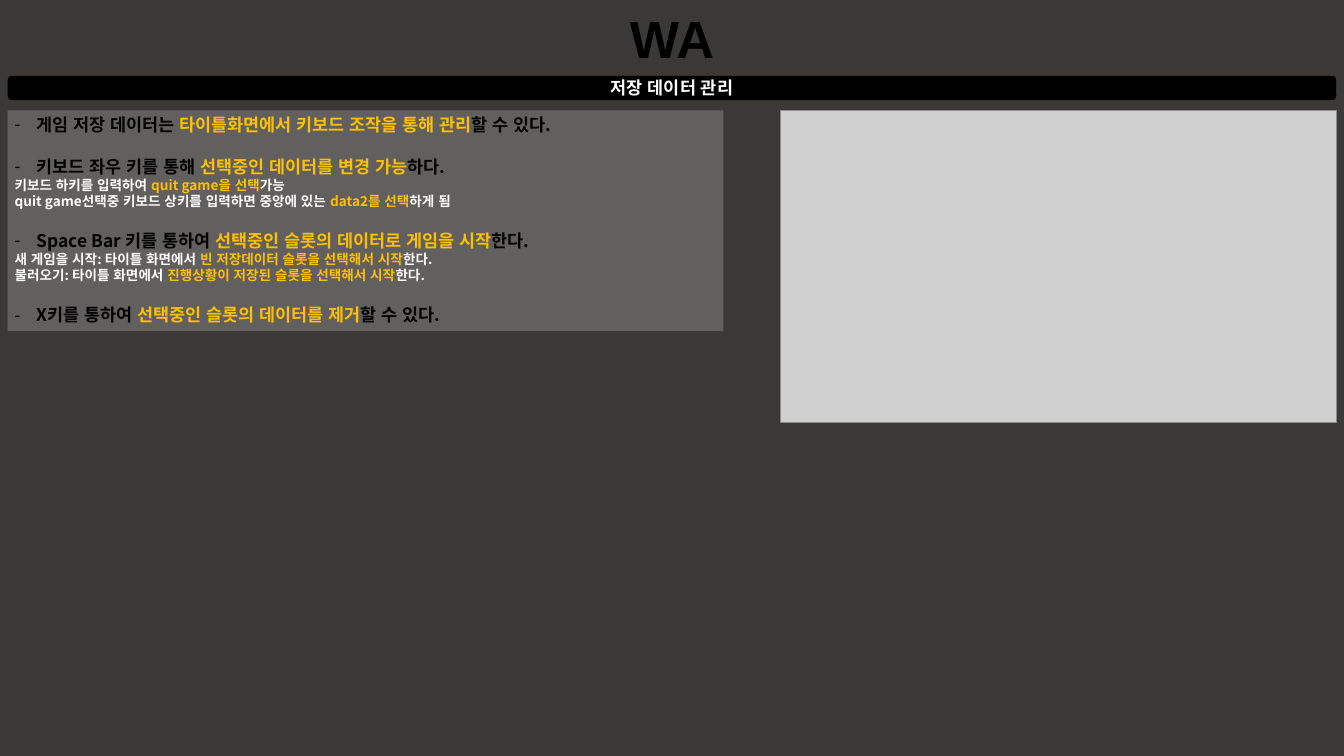
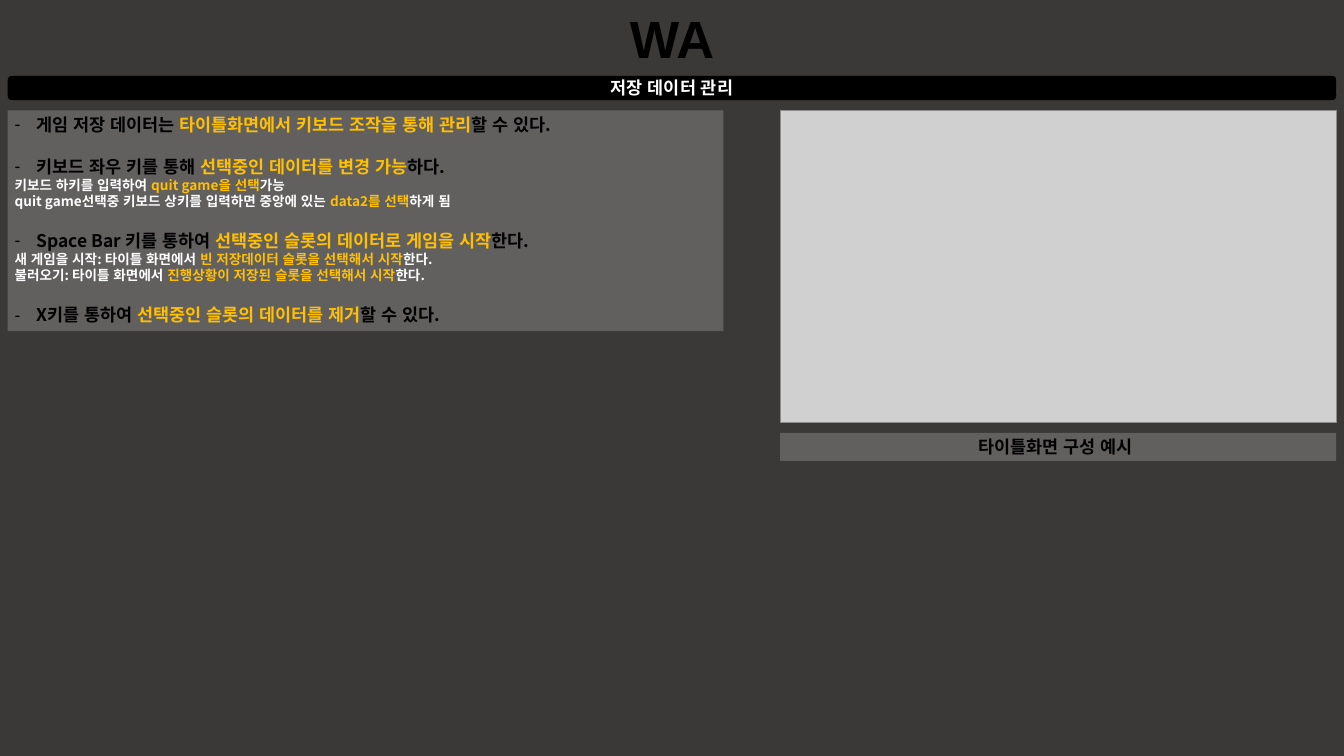
Before and after one commit to taeseongeom/WA, a slide deck: slide 4 of 기획서/문서/저장 불러오기 시스템.pptx. Drawn at 1344x756 pixels with LibreOffice and Linux fonts; fonts in the diff are those of the drawing; grey boxes stand for pictures. Boxes give left, top, right and bottom in pixels: in the first picture for what was removed or moved away, otherwise in the second. Text is boxed around its words. In the diff, an @@ line names an element or a change of style, - is before the commit and + after.

```diff
--- a/기획서/문서/저장 불러오기 시스템.pptx
+++ b/기획서/문서/저장 불러오기 시스템.pptx
@@ rectangle added at (780,433,1336,461), fill #FFFFFF at 20% opacity, 18 pt, text #000000, bold @@
+타이틀화면 구성 예시
```
Also in this commit, not shown: 2 other slides changed.
